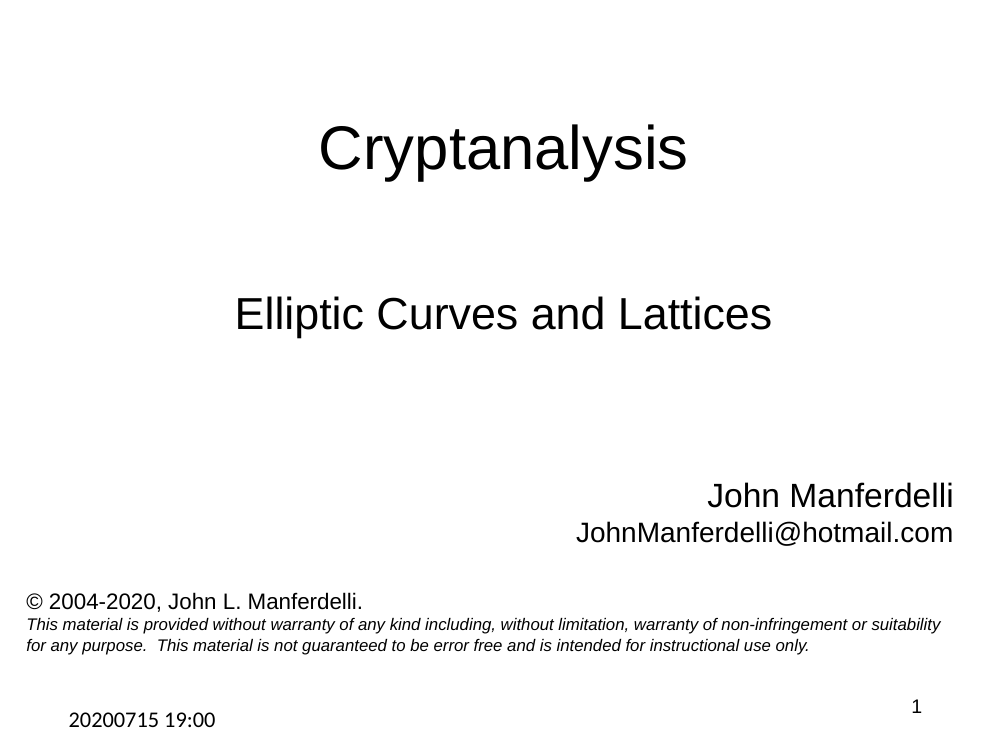
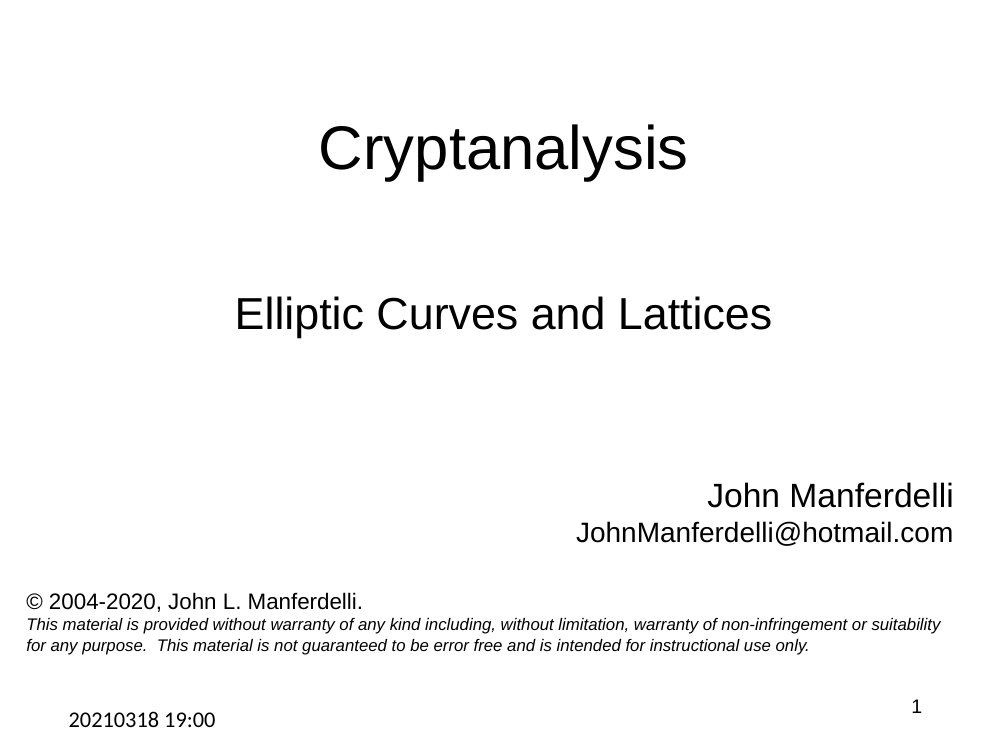
Before and after one commit to jlmucb/class_notes, a slide deck: slide 1 of BerkeleyClass/CS290Spring2013/Lectures/Cryptoclass10.pptx. Drawn at 1008x756 pixels with LibreOffice and Linux fonts; fonts in the diff are those of the drawing. Boxes give left, top, right and bottom in pixels: in the first picture for what was removed or moved away, otherwise in the second. Text is boxed around its words. In the diff, an @@ line names an element or a change of style, - is before the commit and + after.

```diff
--- a/BerkeleyClass/CS290Spring2013/Lectures/Cryptoclass10.pptx
+++ b/BerkeleyClass/CS290Spring2013/Lectures/Cryptoclass10.pptx
@@ text at <box>69,711,215,727</box>: text changed @@
-20200715 19:00
+20210318 19:00
```
Also in this commit, not shown: 1 slide added.
